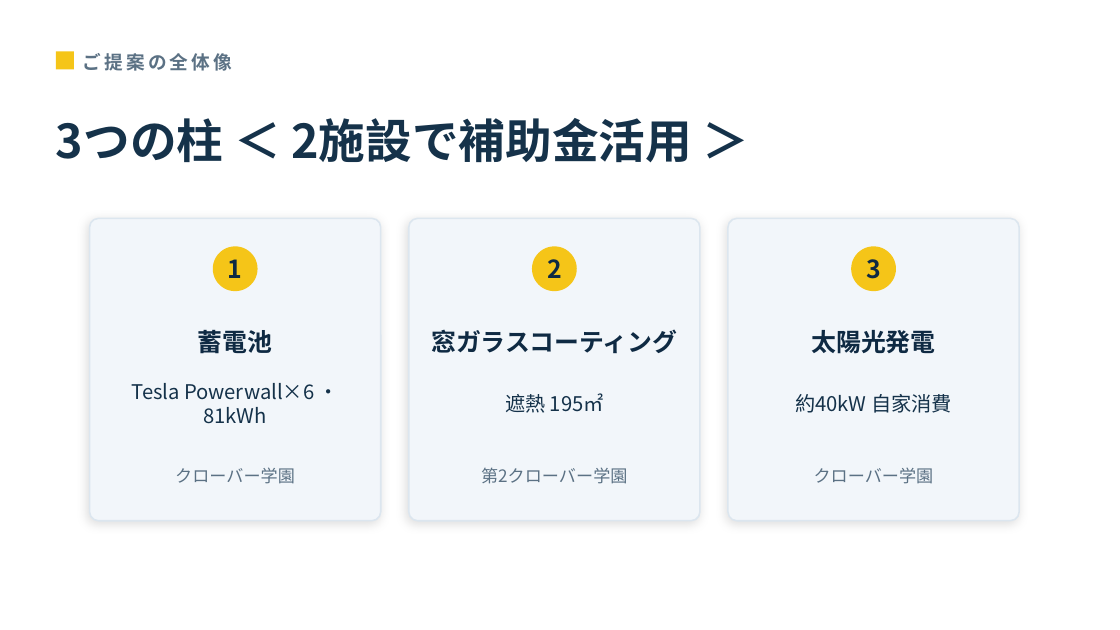
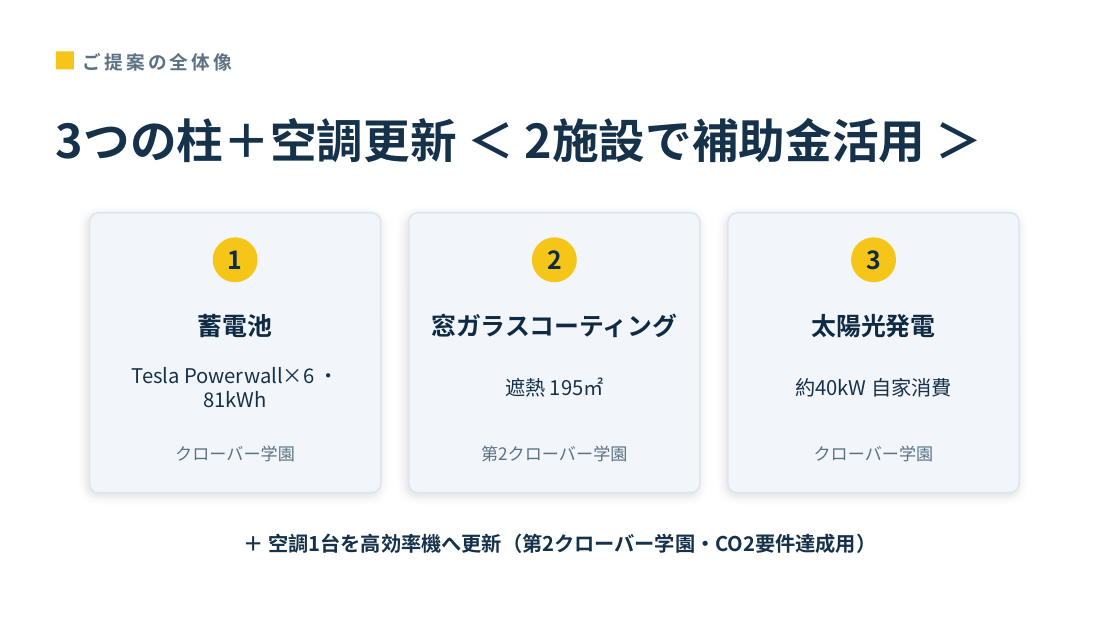
Before and after one commit to t-terasaki-beep/syscom-sustainashield, a slide deck: slide 3 of proposals/clover-gakuen/proposal_IRR.pptx. Drawn at 1120x630 pixels with LibreOffice and Linux fonts; fonts in the diff are those of the drawing. Boxes give left, top, right and bottom in pixels: in the first picture for what was removed or moved away, otherwise in the second. Text is boxed around its words. In the diff, an @@ line names an element or a change of style, - is before the commit and + after.

```diff
--- a/proposals/clover-gakuen/proposal_IRR.pptx
+++ b/proposals/clover-gakuen/proposal_IRR.pptx
@@ text at bbox=[56, 118, 926, 162]: text changed @@
-3つの柱 ＜ 2施設で補助金活用 ＞
+3つの柱＋空調更新 ＜ 2施設で補助金活用 ＞
@@ rounded rectangle: place and size @@
-rounded rectangle at bbox=[90, 218, 381, 521]
+rounded rectangle at bbox=[90, 213, 381, 493]
@@ rounded rectangle: place and size @@
-rounded rectangle at bbox=[409, 218, 700, 521]
+rounded rectangle at bbox=[409, 213, 700, 493]
@@ proportions changed in 3 elements at bbox=[90, 213, 381, 493], bbox=[409, 213, 700, 493], bbox=[728, 213, 1019, 493] @@
@@ rounded rectangle: place and size @@
-rounded rectangle at bbox=[728, 218, 1019, 521]
+rounded rectangle at bbox=[728, 213, 1019, 493]
@@ 3 texts, 3 ellipses: place and size @@
-3 texts, 3 ellipses at bbox=[213, 246, 896, 291]
+3 texts, 3 ellipses at bbox=[213, 237, 896, 282]
@@ 6 texts: place and size @@
-6 texts at bbox=[131, 329, 952, 424]
+6 texts at bbox=[131, 313, 952, 408]
@@ 3 texts: place and size @@
-3 texts at bbox=[175, 467, 934, 484]
+3 texts at bbox=[175, 445, 934, 462]
@@ text added at bbox=[268, 533, 876, 553], 13 pt, text #15324A, bold @@
+＋ 空調1台を高効率機へ更新（第2クローバー学園・CO2要件達成用）
```
Also in this commit, not shown: 7 other slides changed, 11 other files.
